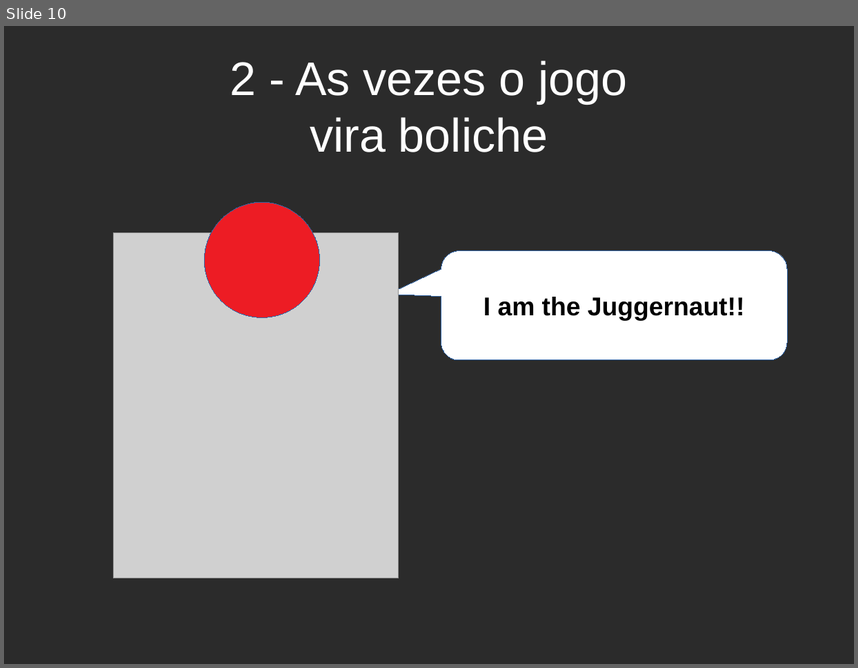
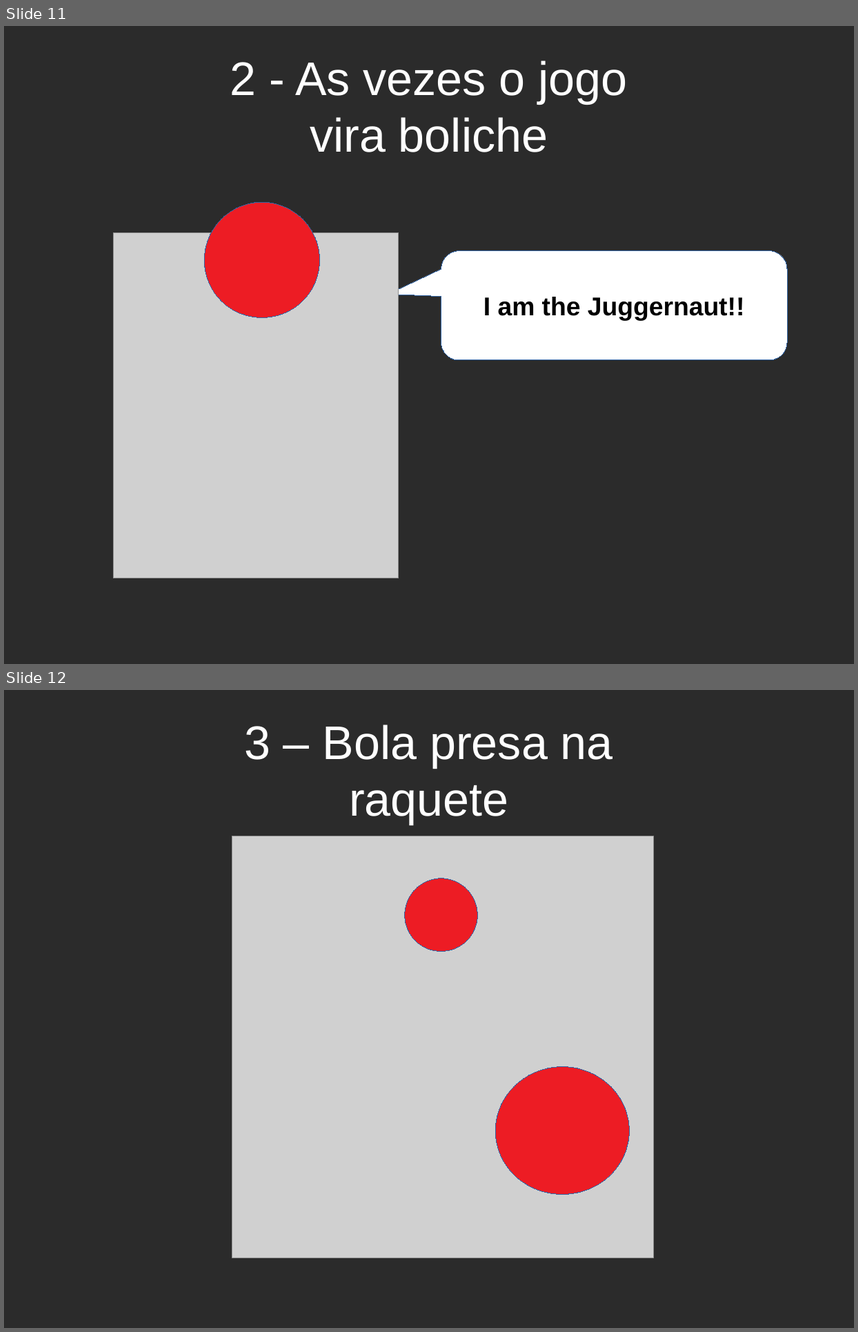
Before and after one commit to Vinicius-Soares/breakoutpy, a slide deck: slide_breakout.odp. Shown one above the other, each under a label of ours: slide 10 before the commit, slides 11 and 12 after it. The pictures are 858x668 and 858x1332 pixels, drawn with LibreOffice and Linux fonts; fonts in the diff are those of the drawing; grey boxes stand for pictures; background and template pictures are left out; a plain dark background stands for a picture behind light text. Boxes give left, top, right and bottom in pixels: in the first picture for what was removed or moved away, otherwise in the second. Text is boxed around its words. In the diff, an @@ line names an element or a change of style, - is before the commit and + after.

```diff
--- a/slide_breakout.odp
+++ b/slide_breakout.odp
@@ slide 12 added at (4, 690, 854, 1328), background picture (left out) @@
@@ title added at (244, 724, 613, 824), 44 pt, text #FFFFFF @@
+3 – Bola presa na
+raquete
@@ picture added at (232, 836, 654, 1258) @@
@@ ellipse added at (405, 878, 477, 951), fill #ED1C24, outline #3465A4 0 pt @@
@@ ellipse added at (495, 1067, 630, 1194), fill #ED1C24, outline #3465A4 0 pt @@
@@ what was slide 10 is now slide 11 @@
```
Also in this commit, not shown: 1 other slide added, 1 other file.
